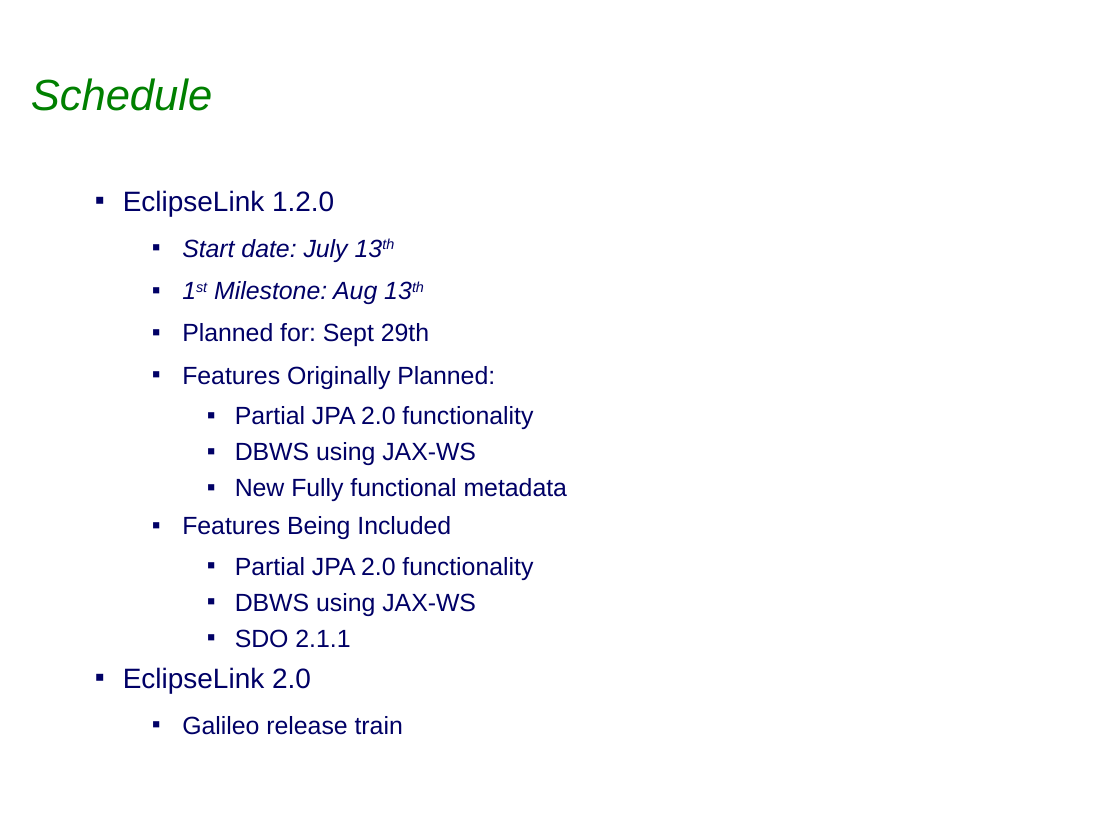
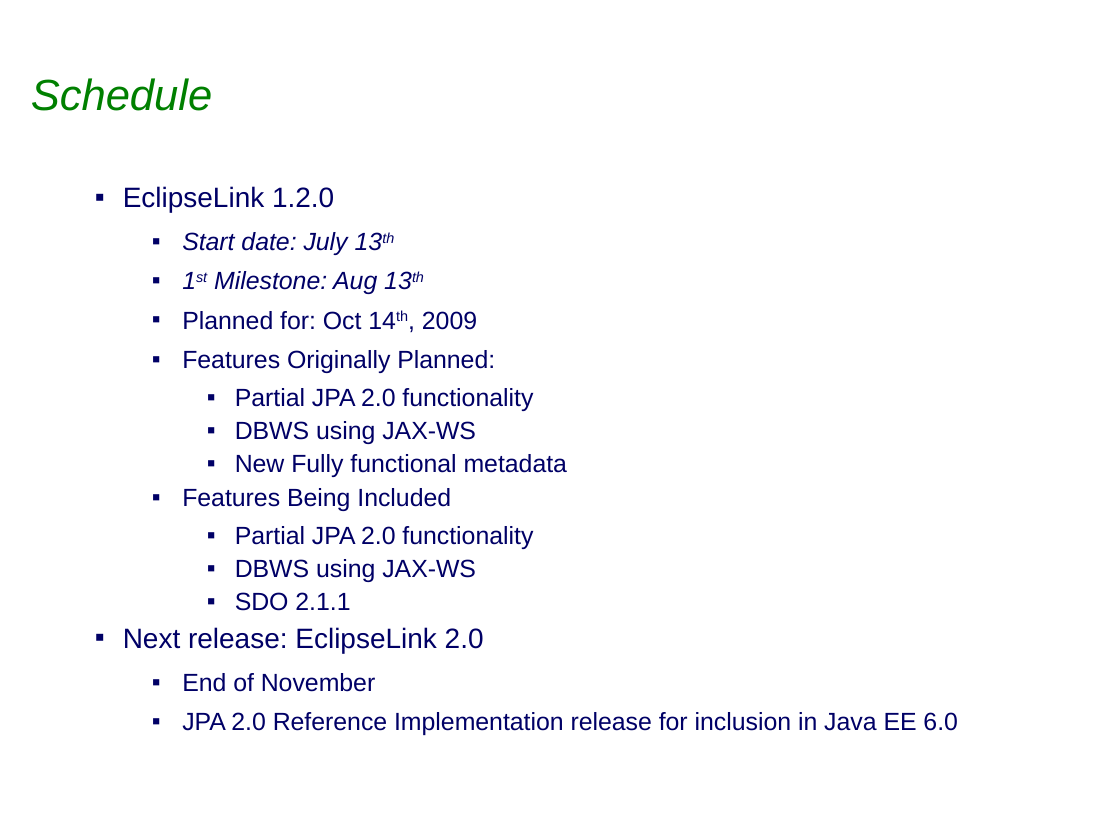
Before and after one commit to bfg-repo-cleaner-demos/eclipselink.runtime-bfg-strip-big-blobs, a slide deck: slide 15 of project-admin/Eclipselink_1.2.0_Release_Review.ppt (slide 16 before the commit). Drawn at 1120x840 pixels with LibreOffice and Linux fonts; fonts in the diff are those of the drawing; background and template pictures are left out. Boxes give left, top, right and bottom in pixels: in the first picture for what was removed or moved away, otherwise in the second. Text is boxed around its words. In the diff, an @@ line names an element or a change of style, - is before the commit and + after.

Commit message:
Final draft of release review slides for 1.2.0 and PDF snapshot of IPLog
Former-commit-id: 7f524c917e27d283ecf38907564aee7c9f79c61d

```diff
--- a/project-admin/Eclipselink_1.2.0_Release_Review.ppt
+++ b/project-admin/Eclipselink_1.2.0_Release_Review.ppt
@@ text at (x1=123, y1=186, x2=567, y2=611): line spacing 1 to 0.9 @@
@@ text at (x1=182, y1=311, x2=477, y2=330): text changed @@
-  ▪ Planned for: Sept 29th
+  ▪ Planned for: Oct 14th, 2009
@@ text at (x1=123, y1=627, x2=958, y2=735): text changed @@
-▪ EclipseLink 2.0
-  ▪ Galileo release train
+▪ Next release: EclipseLink 2.0
+  ▪ End of November
+  ▪ JPA 2.0 Reference Implementation release for inclusion in Java EE 6.0
```
Also in this commit, not shown: 9 other slides changed, 1 slide removed, 1 other file.
